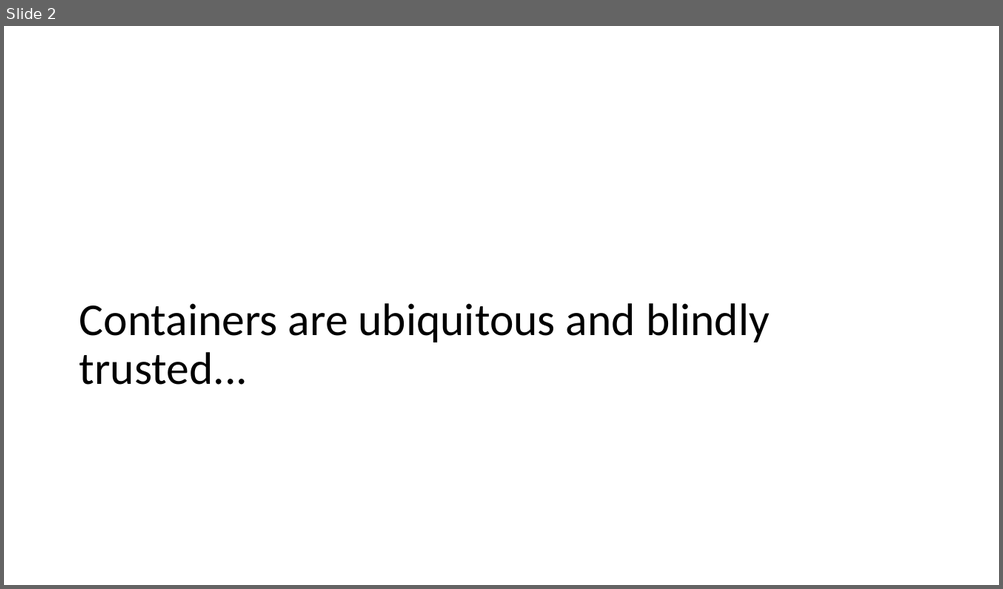
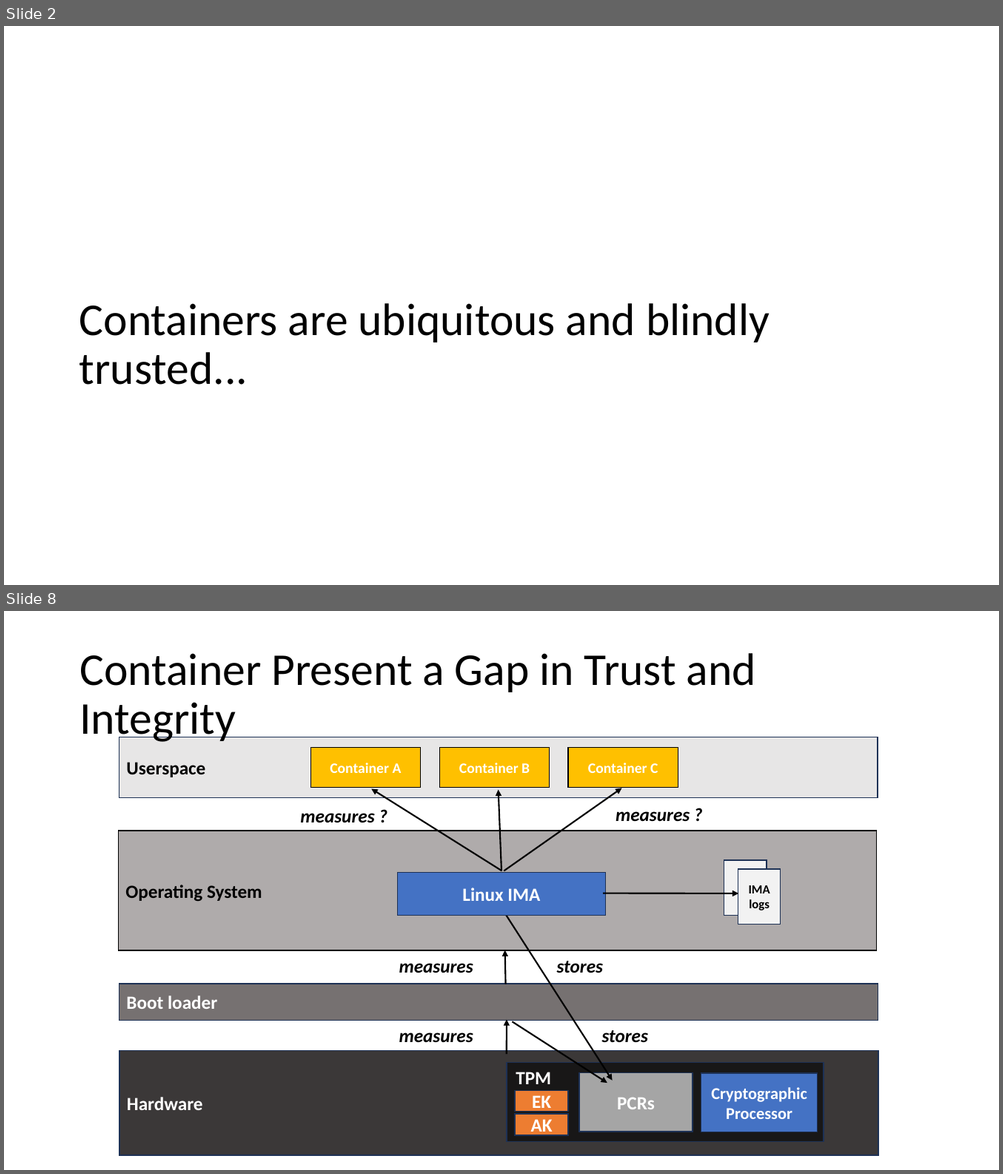
Before and after one commit to avery-blanchard/LPC23-containers, a slide deck: LPC-Containers.pptx. Shown one above the other, each under a label of ours: slide 2 before the commit, slides 2 and 8 after it; the slides between them are not shown. The pictures are 1003x589 and 1003x1174 pixels, drawn with LibreOffice and Linux fonts; fonts in the diff are those of the drawing. Boxes give left, top, right and bottom in pixels: in the first picture for what was removed or moved away, otherwise in the second. Text is boxed around its words. In the diff, an @@ line names an element or a change of style, - is before the commit and + after.

```diff
--- a/LPC-Containers.pptx
+++ b/LPC-Containers.pptx
@@ slide 8 added at bbox=[4, 611, 999, 1170], background #FFFFFF @@
@@ title added at bbox=[79, 653, 756, 745], 44 pt, text #000000 @@
+Container Present a Gap in Trust and Integrity
@@ rectangle added at bbox=[119, 737, 877, 798], fill #E7E6E6, outline #1E3256 1 pt, 18 pt, text #000000, bold @@
+Userspace
@@ rectangle added at bbox=[310, 748, 421, 788], fill #FFC000, outline #000000 1 pt, 14 pt, text #FFFFFF, bold @@
+Container A
@@ rectangle added at bbox=[440, 748, 549, 788], fill #FFC000, outline #000000 1 pt, 14 pt, text #FFFFFF, bold @@
+Container B
@@ rectangle added at bbox=[568, 748, 677, 788], fill #FFC000, outline #000000 1 pt, 14 pt, text #FFFFFF, bold @@
+Container C
@@ arrow added from (504, 871) to (622, 788), #000000 1.5 pt @@
@@ arrow added from (502, 871) to (371, 789), #000000 1.5 pt @@
@@ arrow added from (502, 871) to (498, 790), #000000 1.5 pt @@
@@ rectangle added at bbox=[118, 831, 876, 951], fill #AFABAB, outline #000000 1 pt, 18 pt, text #000000, bold @@
+Operating System
@@ text added at bbox=[300, 813, 374, 823], 18 pt, text #000000, bold, italic @@
+measures ?
@@ text added at bbox=[615, 812, 689, 822], 18 pt, text #000000, bold, italic @@
+measures ?
@@ rectangle added at bbox=[397, 873, 606, 916], fill #4472C4, outline #1E3256 1 pt, 18 pt, text #FFFFFF, bold @@
+Linux IMA
@@ rectangle added at bbox=[724, 860, 766, 915], fill #F2F2F2, outline #1E3256 1 pt @@
@@ rectangle added at bbox=[738, 869, 781, 924], fill #F2F2F2, outline #1E3256 1 pt, 12 pt, text #000000, bold @@
+IMA logs
@@ arrow added from (603, 894) to (738, 894), #000000 1.5 pt @@
@@ arrow added from (506, 914) to (612, 1081), #000000 1.5 pt @@
@@ text added at bbox=[399, 963, 473, 974], 18 pt, text #000000, bold, italic @@
+measures
@@ arrow added from (506, 985) to (505, 951), #000000 1.5 pt @@
@@ text added at bbox=[557, 961, 603, 974], 18 pt, text #000000, bold, italic @@
+stores
@@ rectangle added at bbox=[119, 984, 878, 1021], fill #767171, outline #1E3256 1 pt, 18 pt, text #FFFFFF, bold @@
+Boot loader
@@ arrow added from (506, 1054) to (507, 1020), #000000 1.5 pt @@
@@ arrow added from (512, 1022) to (607, 1083), #000000 1.5 pt @@
@@ text added at bbox=[602, 1031, 648, 1043], 18 pt, text #000000, bold, italic @@
+stores
@@ rectangle added at bbox=[119, 1051, 879, 1156], fill #3B3838, outline #1E3256 1 pt, 18 pt, text #FFFFFF, bold @@
+Hardware
@@ text added at bbox=[399, 1033, 473, 1043], 18 pt, text #000000, bold, italic @@
+measures
@@ rectangle added at bbox=[507, 1063, 824, 1142], fill #181717, outline #1E3256 1 pt @@
@@ text added at bbox=[515, 1072, 551, 1085], 18 pt, text #FFFFFF, bold @@
+TPM
@@ rectangle added at bbox=[579, 1073, 693, 1133], fill #A5A5A5, outline #1E3256 1 pt, 18 pt, text #FFFFFF, bold @@
+PCRs
@@ rectangle added at bbox=[701, 1073, 817, 1133], fill #4472C4, outline #1E3256 1 pt, 16 pt, text #FFFFFF, bold @@
+Cryptographic Processor
@@ rectangle added at bbox=[515, 1091, 569, 1112], fill #ED7D31, outline #1E3256 1 pt, 18 pt, text #FFFFFF, bold @@
+EK
@@ rectangle added at bbox=[515, 1114, 569, 1136], fill #ED7D31, outline #1E3256 1 pt, 18 pt, text #FFFFFF, bold @@
+AK
```
Also in this commit, not shown: 2 slides changed, 28 other slides added, 6 slides removed, 2 other files.
